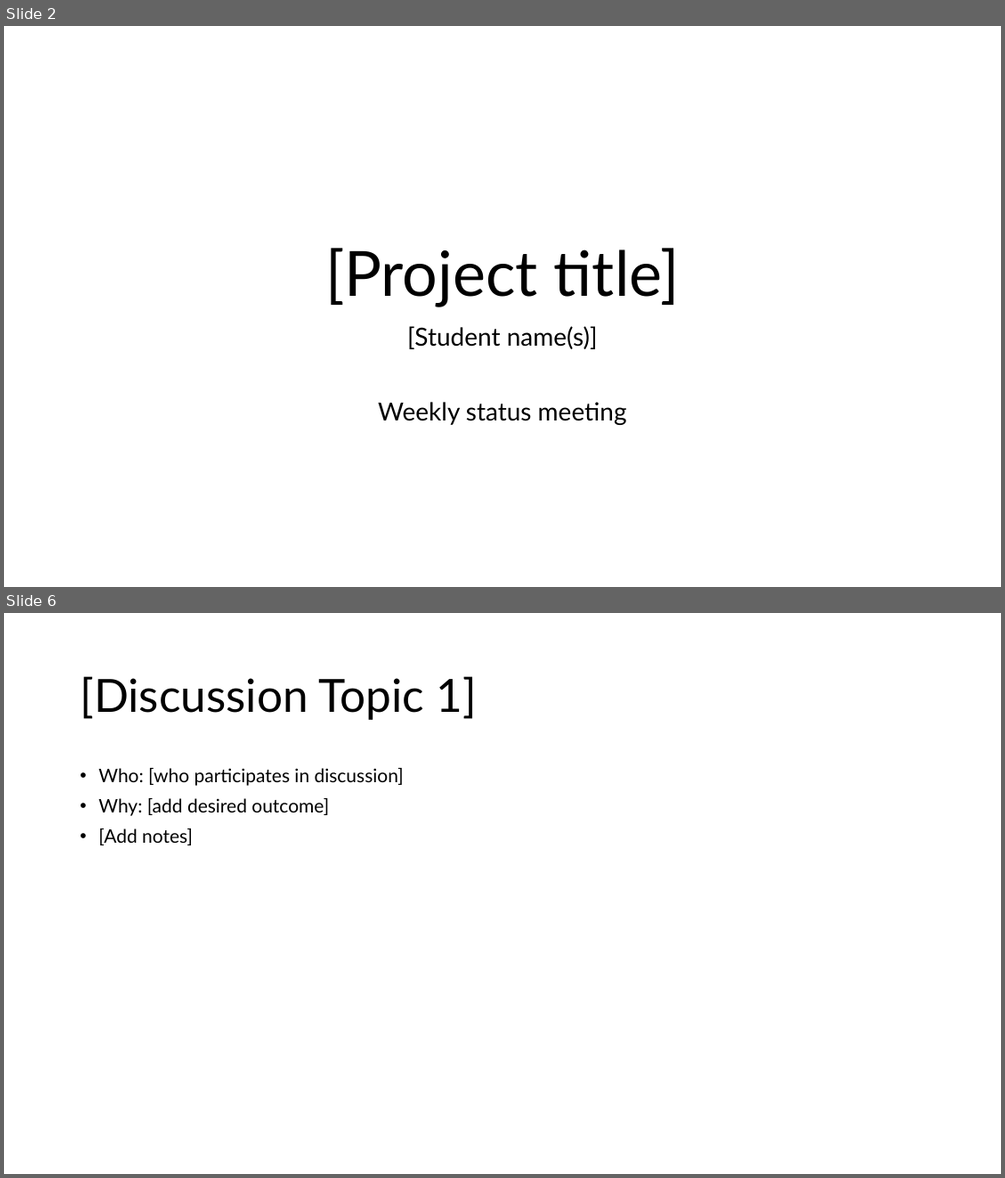
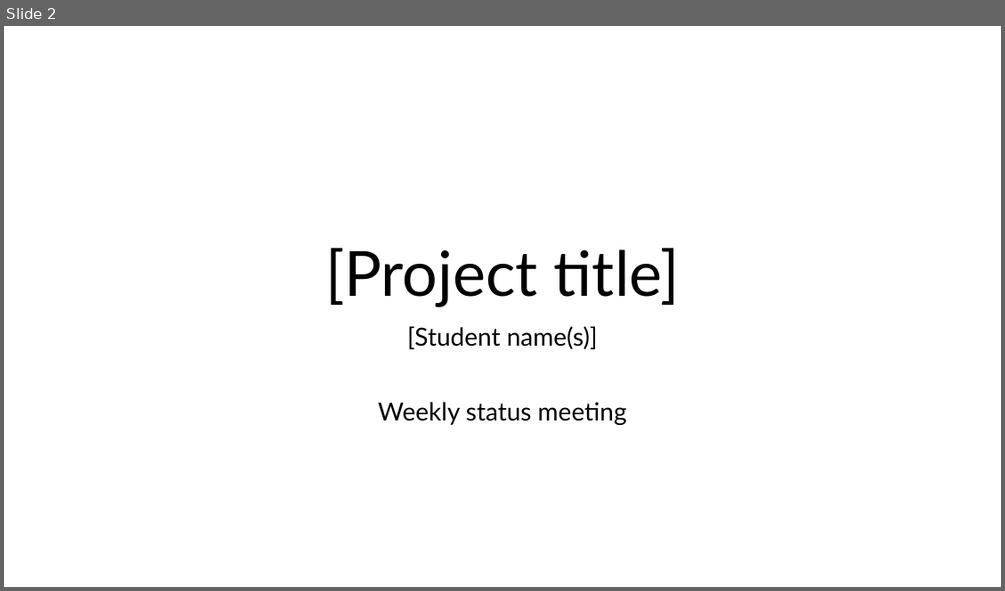
Before and after one commit to jennirinker/projects-with-jenni, a slide deck: docs/source/_static/YYYY.MM.DD_NAME_weekly.pptx. Shown one above the other, each under a label of ours: slides 2 and 6 before the commit, slide 2 after it; the slides between them are not shown. The pictures are 1005x1178 and 1005x591 pixels, drawn with LibreOffice and Linux fonts; fonts in the diff are those of the drawing. Boxes give left, top, right and bottom in pixels: in the first picture for what was removed or moved away, otherwise in the second. Text is boxed around its words. In the diff, an @@ line names an element or a change of style, - is before the commit and + after.

```diff
--- a/docs/source/_static/YYYY.MM.DD_NAME_weekly.pptx
+++ b/docs/source/_static/YYYY.MM.DD_NAME_weekly.pptx
@@ slide 6 removed at (4, 613, 1001, 1174), background #FFFFFF @@
@@ title removed at (80, 676, 476, 720) @@
-[Discussion Topic 1]
@@ text removed at (98, 768, 404, 845) @@
-• Who: [who participates in discussion]
-• Why: [add desired outcome]
-• [Add notes]
```
Also in this commit, not shown: 1 slide changed, 6 slides added, 4 other slides removed.
